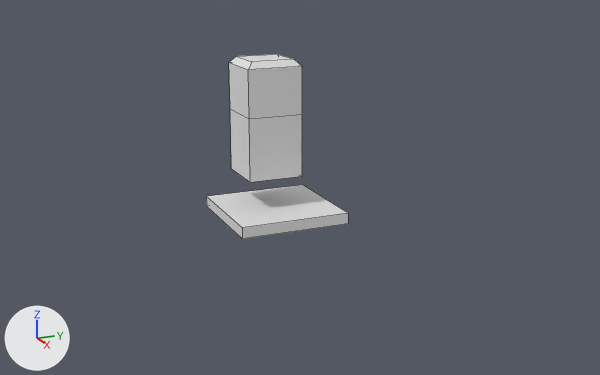
An edit to the Blender file scenes/scene.blend, drawn before and after from the same camera.
The view is the same before and after, from a 50 mm camera at (22.93, -12.84, 9.03) aimed at (-0.24, -2.7, 1.72). Arrows for +X, +Y and +Z are at lower left; the lights stay in place. Mesh edges are drawn as thin lines.

Names of what the first picture shows: 'Ground', 'Player'.
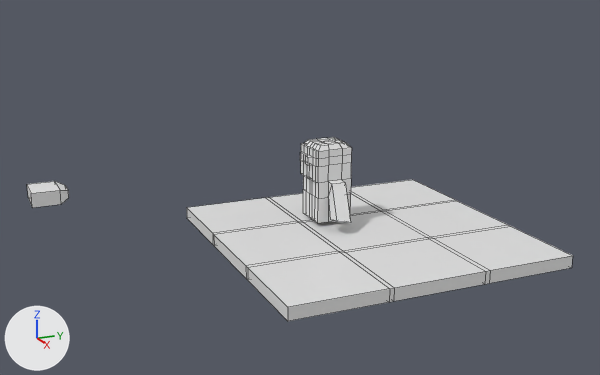
The change, as a diff of the scene's bpy script:
```diff
--- a/scenes/scene.blend.py
+++ b/scenes/scene.blend.py
@@ me_cube @@
 # used by ob_ground; location = (0.0, 0.0, 0.0); scale = (2.0, 2.0, 0.2)
-me_cube.from_pydata(...)  # 8 vertices, 6 faces; spans x -3.09..-1.09, y -1.99..0.01, z -2.25..-0.25
+me_cube.from_pydata(...)  # 72 vertices, 70 faces; spans x -3.09..3.11, y -1.99..4.21, z -2.25..-0.25
+# me_cube part 1
+# 2 faces are deleted
+# 4 vertices are added at (-0.99, 0.01, -0.25), (-0.99, 0.01, -2.25), (-0.99, -1.99, -0.25), (-0.99, -1.99, -2.25)
+# 6 new vertices lie (0.0, 0.1, 0.0) away from vertices in x -3.09..-0.99, y 0.01, z -2.25..-0.25
+# 6 new vertices lie (2.0, 0.0, 0.0) away from vertices in x -0.99, y -1.99..0.11, z -2.25..-0.25
+# 8 new vertices lie (0.0, 2.0, 0.0) away from vertices in x -3.09..1.01, y 0.11, z -2.25..-0.25
+# 8 new vertices lie (0.1, 0.0, 0.0) away from vertices in x 1.01, y -1.99..2.11, z -2.25..-0.25
+# 10 new vertices lie (0.0, 0.1, 0.0) away from vertices in x -3.09..1.11, y 2.11, z -2.25..-0.25
+# 10 new vertices lie (2.0, 0.0, 0.0) away from vertices in x 1.11, y -1.99..2.21, z -2.25..-0.25
+# 12 new vertices lie (0.0, 2.0, 0.0) away from vertices in x -3.09..3.11, y 2.21, z -2.25..-0.25
+# 66 new faces join them
 me_cube.materials.append(mat_material)
@@ me_cube_001 @@
 # used by ob_player; location = (-4.69, -2.11, 2.18); scale = (1.0, 1.0, 1.14)
-me_cube_001.from_pydata(...)  # 16 vertices, 14 faces; spans x -1.0..1.0, y -1.0..1.0, z -1.0..2.7
+me_cube_001.from_pydata(...)  # 168 vertices, 166 faces; spans x -2.63..2.71, y -1.39..1.0, z -1.0..2.7
+# me_cube_001 part 2: 152 vertices added at x -2.63..2.71, y -1.39..1.0, z -1.0..2.7
@@ me_cube_002 @@
+me_cube_002.from_pydata([(-1.0, -1.0, -1.0), (-1.0, -1.0, 1.0), (1.0, -1.0, -1.0), (1.0, -1.0, 1.0), (-0.51, 1.0, -0.51), (-1.0, 0.51, -1.0), (-0.51, 1.0, 0.51), (-1.0, 0.51, 1.0), (0.51, 1.0, -0.51), (1.0, 0.51, -1.0), (1.0, 0.51, 1.0), (0.51, 1.0, 0.51)], [], [(4, 6, 11, 8), (10, 7, 1, 3), (2, 3, 1, 0), (0, 1, 7, 5), (9, 10, 3, 2), (6, 4, 5, 7), (9, 5, 4, 8), (7, 10, 11, 6), (10, 9, 8, 11), (5, 9, 2, 0)])
@@ ob_ground @@
 ob_ground = bpy.data.objects.new('Ground', me_cube)
-ob_ground.location = (0.0, 0.0, 0.0)
-ob_ground.scale = (2.0, 2.0, 0.2)
+ob_ground.location = (0.0, -2.21, 0.15)
+ob_ground.scale = (1.5, 1.5, 0.2)
@@ ob_player @@
 ob_player = bpy.data.objects.new('Player', me_cube_001)
-ob_player.location = (-4.69, -2.11, 2.18)
-ob_player.scale = (1.0, 1.0, 1.14)
+ob_player.location = (-1.37, -1.22, 0.95)
+ob_player.scale = (0.6, 0.6, 0.7)
@@ ob_bullet @@
+ob_bullet = bpy.data.objects.new('Bullet', me_cube_002)
+ob_bullet.location = (0.0, -10.36, 2.5)
+ob_bullet.scale = (0.5, 0.5, 0.2)
```

Pixel boxes [x1, y1, x2, y2] of what changed, in the pictures (600 x 375 px):
'Ground', reshaped, moved, rescaled (171% wider, 158% taller)
    before: [206, 185, 348, 239]
    after: [187, 180, 573, 321]
'Player', reshaped, moved, rescaled (28% narrower, 33% shorter)
    before: [229, 54, 302, 182]
    after: [300, 137, 352, 223]
'Bullet', added
    after: [27, 181, 69, 208]
part 1 of me_cube, built on
    before: [242, 213, 348, 239]
    after: [213, 180, 573, 321]
part 2 of me_cube_001, added
    after: [300, 137, 352, 223]
